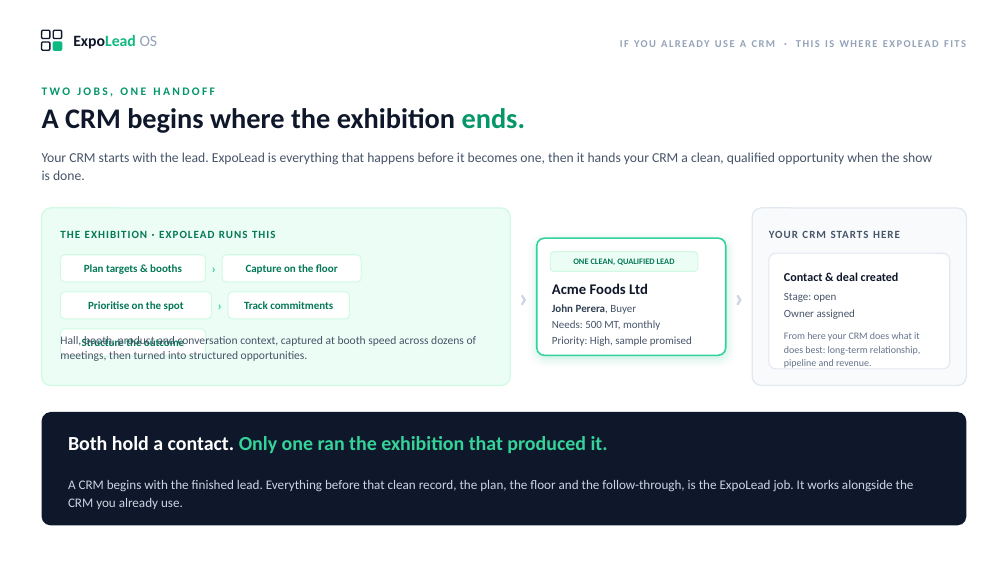
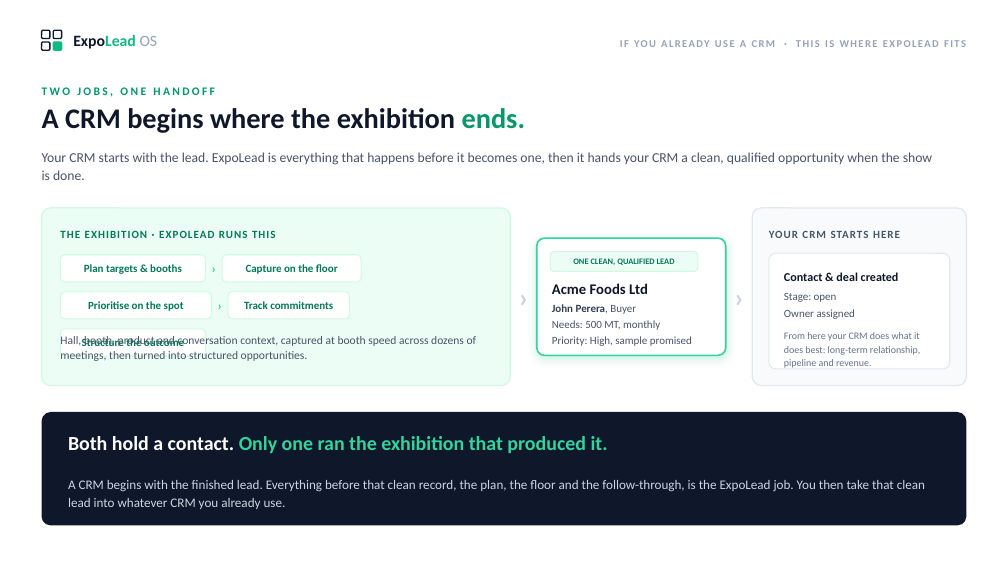
Before and after one commit to tradesoil-dev/expolead-os, a slide deck: slide 4 of collateral/ExpoLead-CRM-Positioning-v3.pptx. Drawn at 1008x567 pixels with LibreOffice and Linux fonts; fonts in the diff are those of the drawing. Boxes give left, top, right and bottom in pixels: in the first picture for what was removed or moved away, otherwise in the second. Text is boxed around its words. In the diff, an @@ line names an element or a change of style, - is before the commit and + after.

```diff
--- a/collateral/ExpoLead-CRM-Positioning-v3.pptx
+++ b/collateral/ExpoLead-CRM-Positioning-v3.pptx
@@ text at (68, 480, 925, 509): text changed @@
-A CRM begins with the finished lead. Everything before that clean record, the plan, the floor and the follow-through, is the ExpoLead job. It works alongside the CRM you already use.
+A CRM begins with the finished lead. Everything before that clean record, the plan, the floor and the follow-through, is the ExpoLead job. You then take that clean lead into whatever CRM you already use.
```
Also in this commit, not shown: 2 other slides changed, 6 other files.
